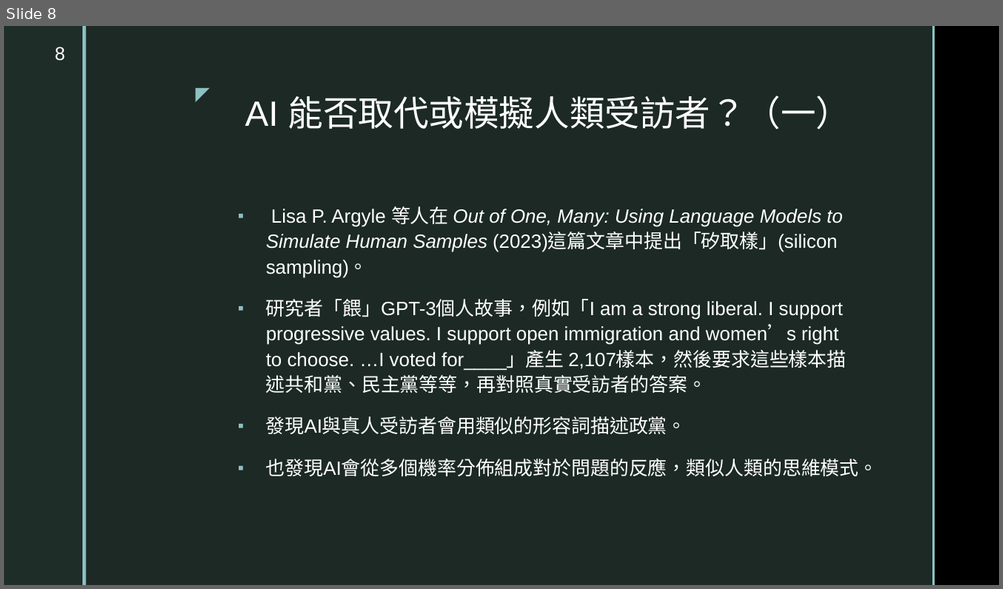
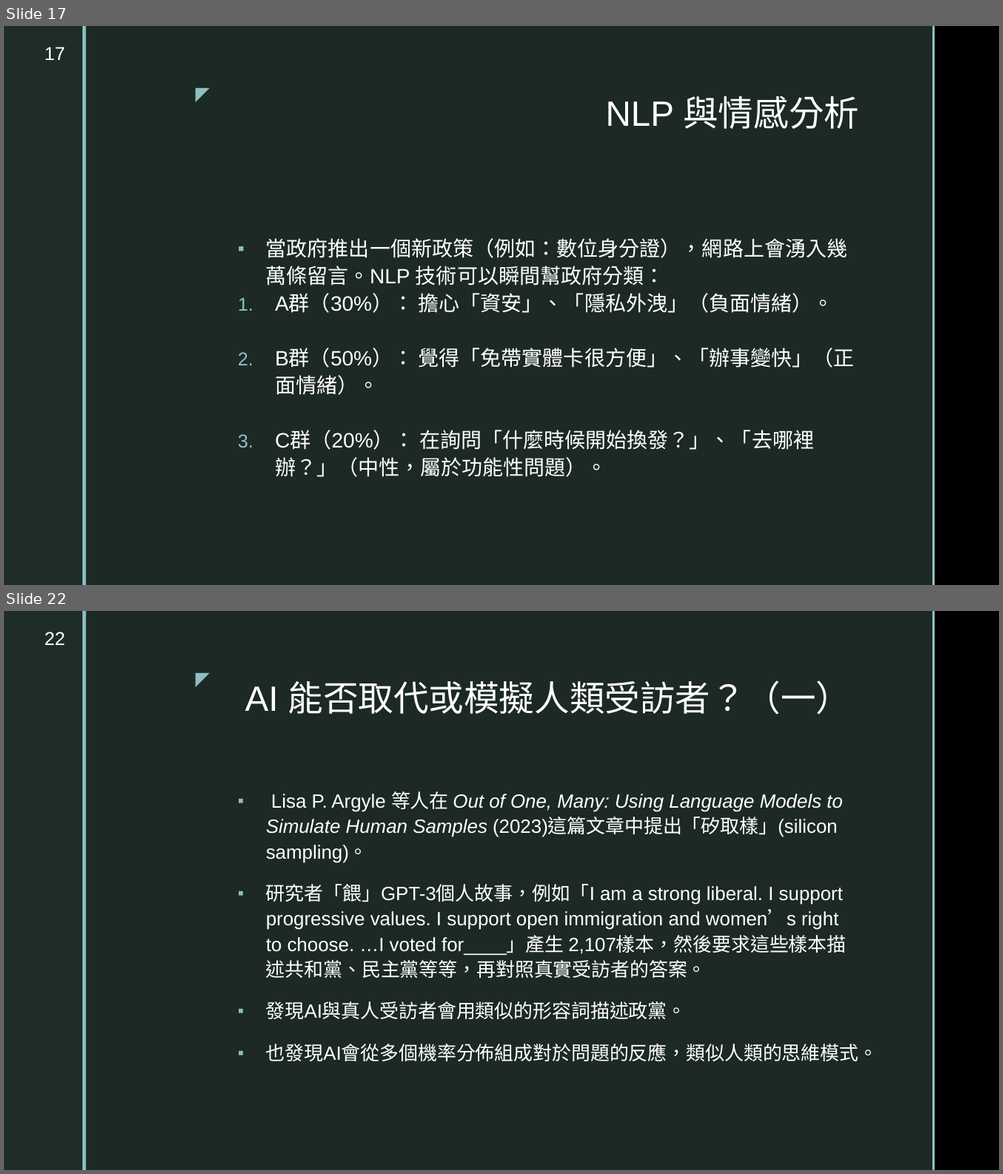
Before and after one commit to TsaiChiahung/PublicOpinion2026, a slide deck: 投影片/民意與調查Week12.pptx. Shown one above the other, each under a label of ours: slide 8 before the commit, slides 17 and 22 after it; the slides between them are not shown. The pictures are 1003x589 and 1003x1174 pixels, drawn with LibreOffice and Linux fonts; fonts in the diff are those of the drawing; background and template pictures are left out. Boxes give left, top, right and bottom in pixels: in the first picture for what was removed or moved away, otherwise in the second. Text is boxed around its words. In the diff, an @@ line names an element or a change of style, - is before the commit and + after.

```diff
--- a/投影片/民意與調查Week12.pptx
+++ b/投影片/民意與調查Week12.pptx
@@ slide 17 added at <box>4,26,999,585</box>, background picture (left out); not listed: 5 template elements that a slide beside it also shows @@
@@ page number added at <box>45,47,65,60</box>, 18 pt, text #FFFFFF @@
+17
@@ title added at <box>606,96,859,129</box>, 34 pt, text #FFFFFF @@
+NLP 與情感分析
@@ text added at <box>266,238,854,477</box>, 20 pt, text #FFFFFF @@
+▪ 當政府推出一個新政策（例如：數位身分證），網路上會湧入幾萬條留言。NLP 技術可以瞬間幫政府分類：
+1. A群（30%）： 擔心「資安」、「隱私外洩」（負面情緒）。
+2. B群（50%）： 覺得「免帶實體卡很方便」、「辦事變快」（正面情緒）。
+3. C群（20%）： 在詢問「什麼時候開始換發？」、「去哪裡辦？」（中性，屬於功能性問題）。
@@ what was slide 8 is now slide 22 @@
@@ page number at <box>45,632,65,645</box>: text changed @@
-8
+22
```
Also in this commit, not shown: 3 slides changed, 17 other slides added.
